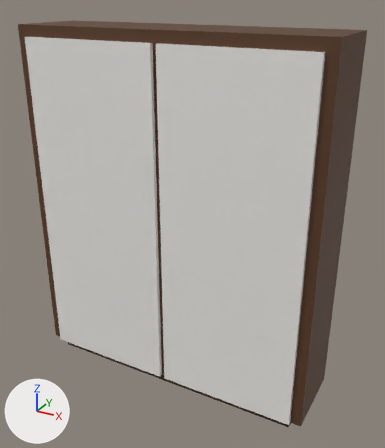
The glTF model frontend/static/3d-studio/models/furniture/cabinet-lite.glb as it was, and as the next commit left it.
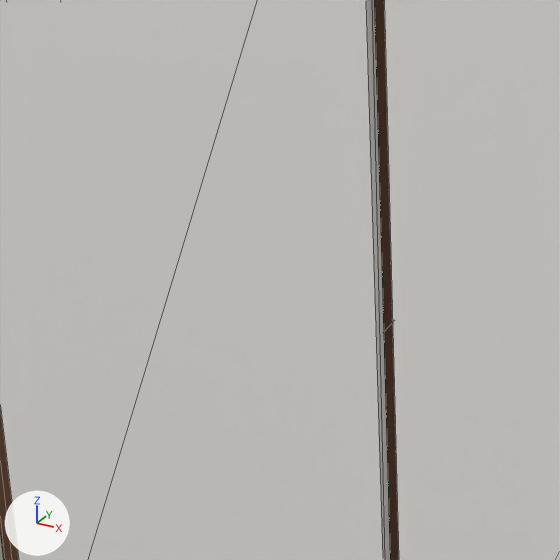
Old and new are each drawn whole from a 50 mm lens placed at (1.308, -2.241, 2.056), pointed at (0.067, 0.016, 0.928) and again close up on the part from 13% to 54% of the width and 30% to 65% of the height. Arrows for +X, +Y and +Z are at lower left; the lights stay in place. The older version's two pictures come first. The close-ups show mesh edges as thin lines. Where no turn or scale is listed for an object, it has been applied to the vertices.

In view in the first close-up: 'material-0-body', 'material-1-door' and 1 more.
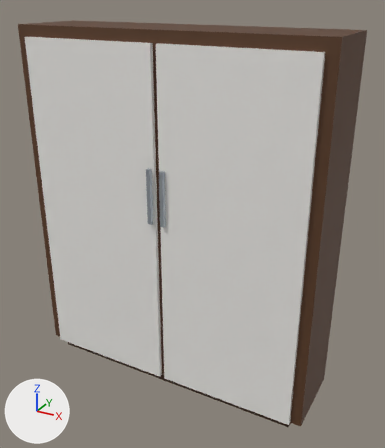
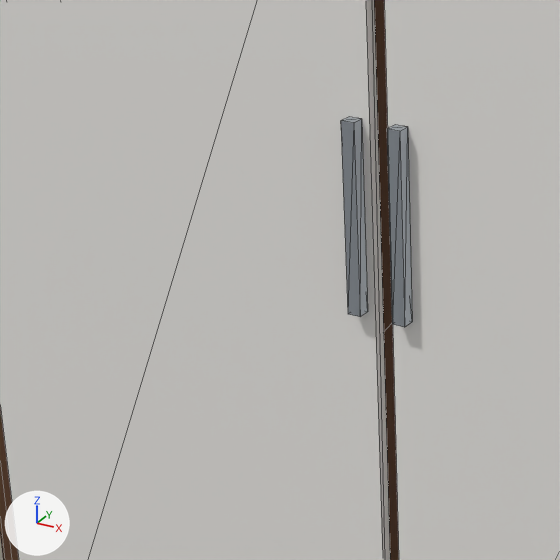
The newer file is also turned or shifted as a whole; pictures and numbers use the older file's frame.

What differs and where, as boxes [x1, y1, x2, y2] in the close-ups (560 x 560 px):
'material-2-metal', added
    after: [341, 117, 412, 327]

The change in detail:
Material 'material-2-metal' (mat_material_2_metal) is new.
Its base color is (0.323, 0.356, 0.392) (grey #9aa1a8).
Its metallic is 0.3.
Its roughness is 0.32.
Mesh me_mesh_2_1 is new.
It consists of a box spanning x -0.046..-0.026, y -0.225..-0.205, z 1.0..1.28; a box spanning x 0.026..0.046, y -0.225..-0.205, z 1.0..1.28.
It uses material mat_material_2_metal (grey #9aa1a8).
Object 'material-2-metal' (ob_material_2_metal) is new; it shows me_mesh_2_1.
Its location is (0.0, -0.01, 0.0).
